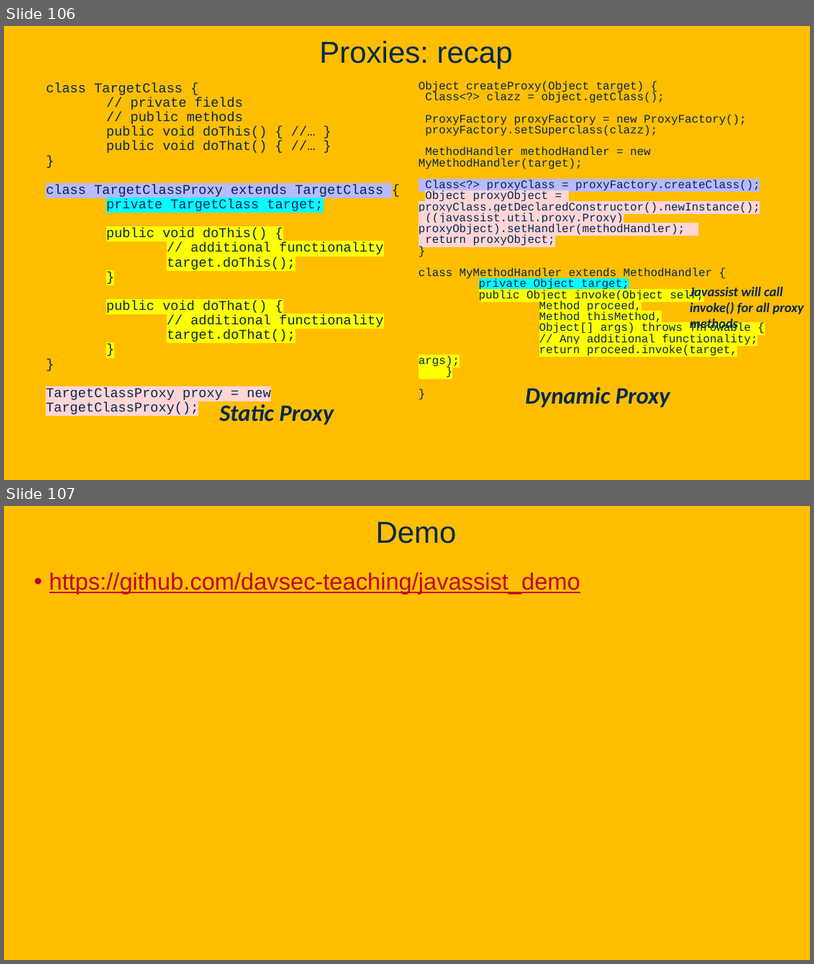
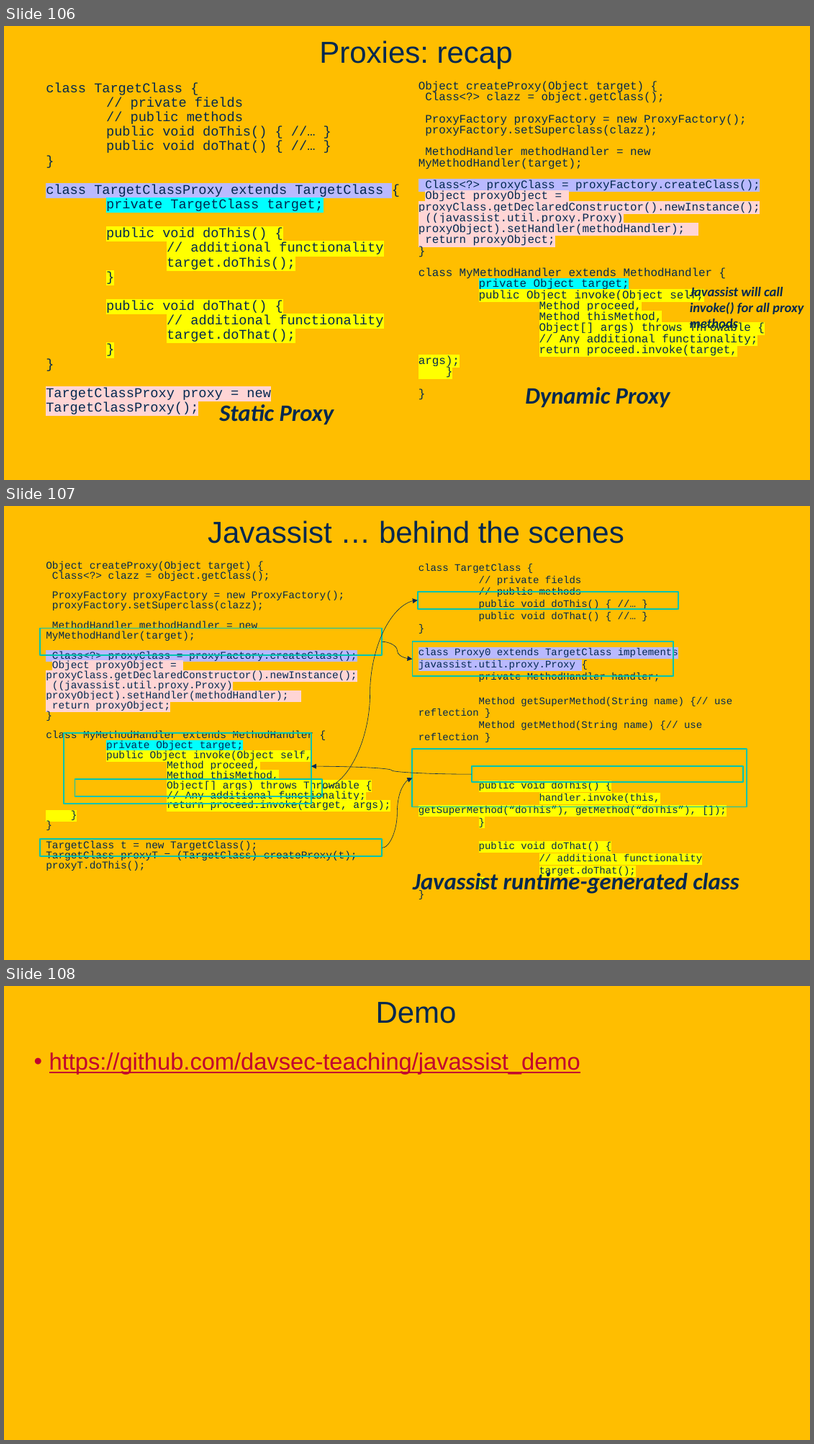
Before and after one commit to davsec-teaching/ecs160-f25, a slide deck: slides/5_annotations_and_reflection.pptx. Shown one above the other, each under a label of ours: slides 106 and 107 before the commit, slides 106, 107 and 108 after it. The pictures are 814x964 and 814x1444 pixels, drawn with LibreOffice and Linux fonts; fonts in the diff are those of the drawing; background and template pictures are left out. Boxes give left, top, right and bottom in pixels: in the first picture for what was removed or moved away, otherwise in the second. Text is boxed around its words. In the diff, an @@ line names an element or a change of style, - is before the commit and + after.

```diff
--- a/slides/5_annotations_and_reflection.pptx
+++ b/slides/5_annotations_and_reflection.pptx
@@ slide 107 added at box(4, 506, 810, 960), background picture (left out) @@
@@ title added at box(208, 520, 625, 543), 36 pt, text #022850 @@
+Javassist … behind the scenes
@@ text added at box(46, 561, 391, 870), 12.4 pt, text #022850 @@
+Object createProxy(Object target) {
+Class<?> clazz = object.getClass();
+ProxyFactory proxyFactory = new ProxyFactory();
+proxyFactory.setSuperclass(clazz);
+MethodHandler methodHandler = new MyMethodHandler(target);
+Class<?> proxyClass = proxyFactory.createClass();
+Object proxyObject = proxyClass.getDeclaredConstructor().newInstance();
+((javassist.util.proxy.Proxy) proxyObject).setHandler(methodHandler);
+return proxyObject;
+}
+class MyMethodHandler extends MethodHandler {
+private Object target;
+public Object invoke(Object self,
+Method proceed,
+Method thisMethod,
+Object[] args) throws Throwable {
+// Any additional functionality;
+return proceed.invoke(target, args);
+}
+}
+TargetClass t = new TargetClass();
+TargetClass proxyT = (TargetClass) createProxy(t);
+proxyT.doThis();
@@ text added at box(419, 564, 733, 877), 12 pt, text #022850 @@
+class TargetClass {
+// private fields
+// public methods
+public void doThis() { //… }
+public void doThat() { //… }
+}
+class Proxy0 extends TargetClass implements javassist.util.proxy.Proxy {
+private MethodHandler handler;
+Method getSuperMethod(String name) {// use reflection }
+Method getMethod(String name) {// use reflection }
+public void doThis() {
+handler.invoke(this, getSuperMethod(“doThis”), getMethod(“doThis”), []);
+}
+public void doThat() {
+// additional functionality
+target.doThat();
+}
+}
@@ rectangle added at box(418, 591, 679, 609), outline #00C4B2 1.5 pt @@
@@ curved arrow added from (323, 788) to (418, 600), #022850 0.5 pt @@
@@ rectangle added at box(40, 628, 382, 656), outline #00C4B2 1.5 pt @@
@@ curved arrow added from (382, 641) to (412, 659), #022850 0.5 pt @@
@@ rectangle added at box(412, 641, 674, 676), outline #00C4B2 1.5 pt @@
@@ rectangle added at box(64, 733, 311, 803), outline #00C4B2 1.5 pt @@
@@ rectangle added at box(412, 749, 747, 807), outline #00C4B2 1.5 pt @@
@@ rectangle added at box(75, 779, 322, 796), outline #00C4B2 1.5 pt @@
@@ curved arrow added from (472, 774) to (311, 766), #022850 0.5 pt @@
@@ curved arrow added from (382, 848) to (412, 777), #022850 0.5 pt @@
@@ rectangle added at box(472, 766, 744, 782), outline #00C4B2 1.5 pt @@
@@ rectangle added at box(40, 839, 382, 856), outline #00C4B2 1.5 pt @@
@@ text added at box(413, 870, 739, 896), 28 pt, text #022850, bold, italic @@
+Javassist runtime-generated class
@@ what was slide 107 is now slide 108 @@
```
Also in this commit, not shown: 1 other file.
